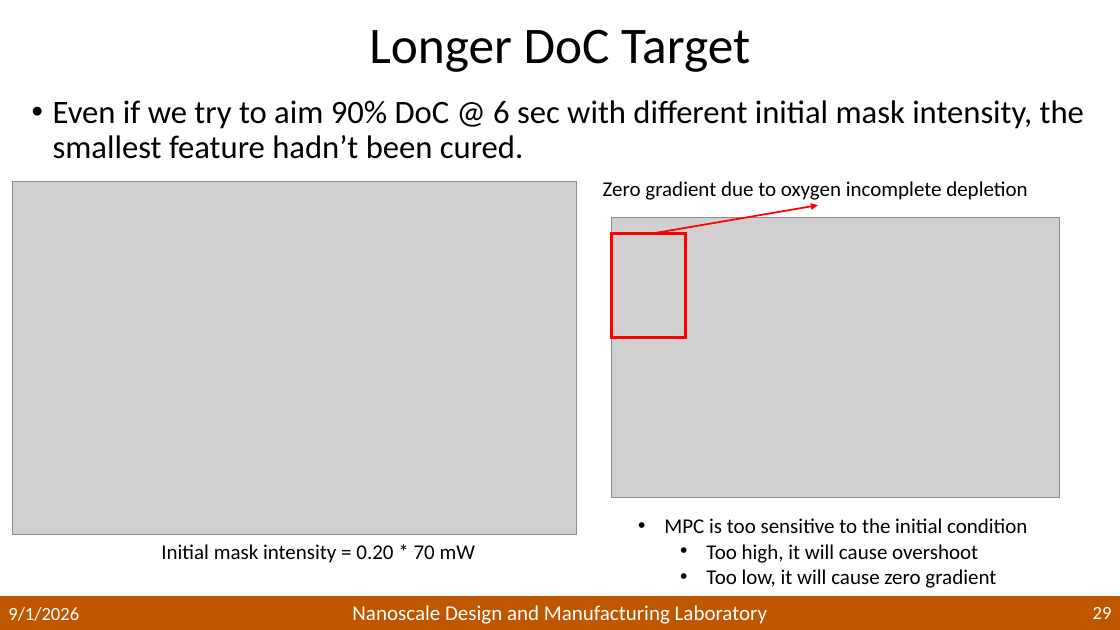
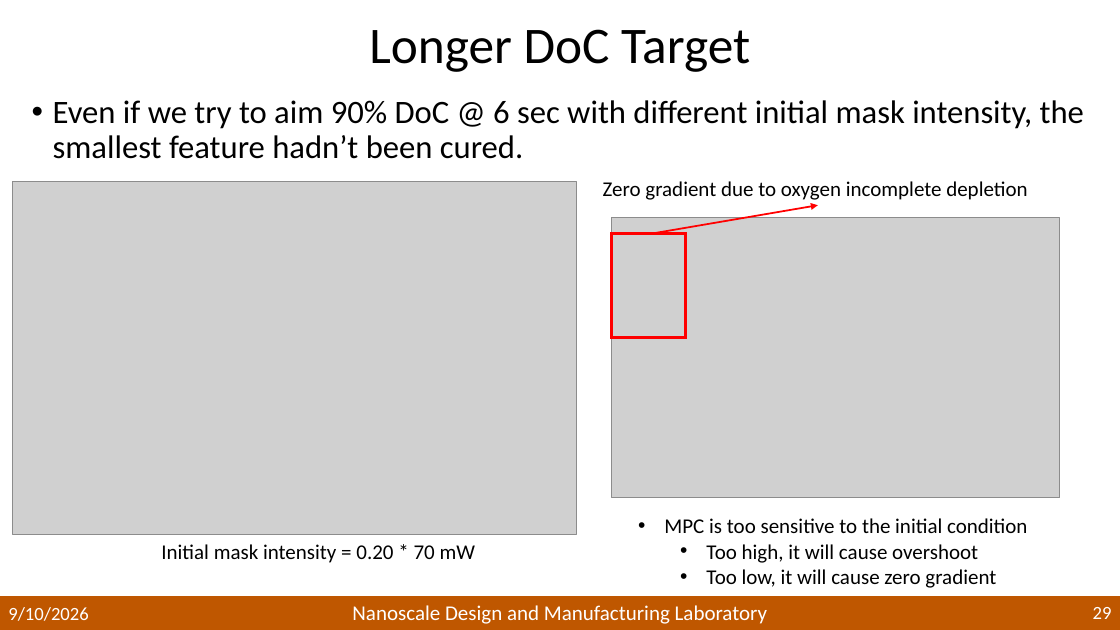
Before and after one commit to 7jadenwang/AIE-2D, a slide deck: slide 29 of presentations/AIE_control_2026.pptx. Drawn at 1120x630 pixels with LibreOffice and Linux fonts; fonts in the diff are those of the drawing; grey boxes stand for pictures; background and template pictures are left out. Boxes give left, top, right and bottom in pixels: in the first picture for what was removed or moved away, otherwise in the second. Text is boxed around its words. In the diff, an @@ line names an element or a change of style, - is before the commit and + after.

```diff
--- a/presentations/AIE_control_2026.pptx
+++ b/presentations/AIE_control_2026.pptx
@@ text at (8,607,88,621): text changed @@
-9/1/2026
+9/10/2026
```
Also in this commit, not shown: 26 other slides changed, 2 slides added, 55 other files.
